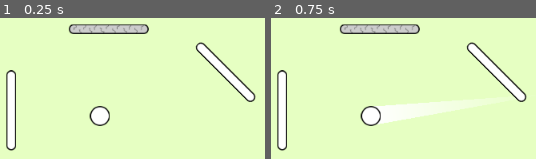
Above: before the commit, frames 1-2 (left to right).
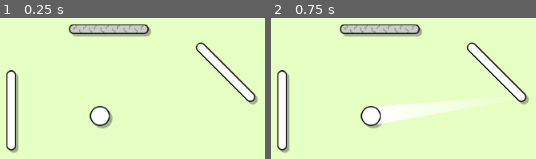
Above: after the commit, the same moments.

Repository: WirelessNine/Re-Cochet
Game: Godot game, scene res://scenes/main/main.tscn
Same seed, same stepped clock (60 frames per second), same inputs: the game is played once before the commit and once after it.
Inputs (mouse positions are in pixels of both pictures, inside the frame that each line leads up to):
- Up to frame 1 (0.25 s): no input
- Up to frame 2 (0.75 s): tap Enter (ui_accept) at 0.5 s; move the mouse to (outside the picture) at 0.52 s; tap I at 0.6 s; click (outside the picture) at 0.67 s

The runs differ from the first frame. In frame 1, 1.7% of the frame differs, in the area x 3-98%, y 6-96%; in frame 2, 1.6%.

Commit message:
Add drop shadows

Diff:
--- /dev/null
+++ b/resources/materials/drop_shadow.gdshader
@@ -0,0 +1,48 @@
+/**
+Simple Shadow Shader for 2D Sprites
+
+This shader adds a simple shadow effect to 2D sprites, making use of a duplicated `TextureRect` node with an assigned shadow shader.
+Usage: Duplicate a `TextureRect` node, assign this shader to the new one, and then adjust the `shadow_offset` to position the shadow.
+
+- Godot Engine Version: 4.4.1
+- Shader Version: 1.0
+- Repository: https://github.com/joanroig/godot-shaders
+- License: MIT
+**/
+
+shader_type canvas_item;
+
+// Offset for the shadow (in pixels).
+uniform vec2 shadow_offset = vec2(10.0, 10.0);
+
+// Color of the shadow (RGBA format, default: semi-transparent black).
+uniform vec4 shadow_color : source_color = vec4(0.0, 0.0, 0.0, 0.3);
+
+// A varying to store the sprite's rotation angle computed in the vertex shader.
+varying float sprite_rotation;
+
+// Function to rotate a 2D point by a given angle (in radians).
+vec2 rotate_point(vec2 point, float angle) {
+    float s = sin(angle);
+    float c = cos(angle);
+    return vec2(
+        point.x * c - point.y * s,
+        point.x * s + point.y * c
+    );
+}
+
+void vertex() {
+    // Calculate the sprite's rotation angle from the MODEL_MATRIX (rotation matrix).
+    sprite_rotation = atan(MODEL_MATRIX[0][1], MODEL_MATRIX[0][0]);
+
+    // Adjust the shadow's offset by rotating it in the opposite direction of the sprite's rotation.
+    VERTEX.xy += rotate_point(shadow_offset, -sprite_rotation);
+}
+
+void fragment() {
+    // Sample the original texture to obtain the sprite's color.
+    vec4 tex_color = texture(TEXTURE, UV);
+
+    // Apply the shadow color by multiplying the sprite's texture color with the shadow color.
+    COLOR = tex_color * shadow_color;
+}
--- /dev/null
+++ b/resources/materials/drop_shadow_material.tres
@@ -0,0 +1,8 @@
+[gd_resource type="ShaderMaterial" format=3 uid="uid://bipoqgphw5eb0"]
+
+[ext_resource type="Shader" uid="uid://du03fms4yabch" path="res://resources/materials/drop_shadow.gdshader" id="1_jbytj"]
+
+[resource]
+shader = ExtResource("1_jbytj")
+shader_parameter/shadow_offset = Vector2(4, 4)
+shader_parameter/shadow_color = Color(0, 0, 0, 0.3)
--- /dev/null
+++ b/resources/textures/player/player.tres
@@ -0,0 +1,7 @@
+[gd_resource type="AtlasTexture" format=3 uid="uid://ex4hwa0lil6h"]
+
+[ext_resource type="Texture2D" uid="uid://d2cblomikvyg0" path="res://assets/spritesheets/main_spritesheet.svg" id="1_u1ox6"]
+
+[resource]
+atlas = ExtResource("1_u1ox6")
+region = Rect2(0, 0, 32, 32)
--- a/scenes/obstacles/wall.tscn
+++ b/scenes/obstacles/wall.tscn
@@ -1,5 +1,6 @@
 [gd_scene format=3 uid="uid://ipnpybmkm30b"]
 
+[ext_resource type="Material" uid="uid://bipoqgphw5eb0" path="res://resources/materials/drop_shadow_material.tres" id="1_amwi0"]
 [ext_resource type="Texture2D" uid="uid://baamtv6ta751g" path="res://resources/textures/obstacles/wall.tres" id="1_fdlmw"]
 
 [sub_resource type="RectangleShape2D" id="RectangleShape2D_as85p"]
@@ -7,8 +8,14 @@
 
 [node name="Wall" type="AnimatableBody2D" unique_id=251030527]
 
-[node name="Sprite2D" type="Sprite2D" parent="." unique_id=1646869088]
+[node name="Sprite" type="Sprite2D" parent="." unique_id=1646869088]
+texture = ExtResource("1_fdlmw")
+
+[node name="Shadow" type="Sprite2D" parent="Sprite" unique_id=286633606]
+show_behind_parent = true
+material = ExtResource("1_amwi0")
 texture = ExtResource("1_fdlmw")
 
 [node name="CollisionShape2D" type="CollisionShape2D" parent="." unique_id=2086472865]
 shape = SubResource("RectangleShape2D_as85p")
+debug_color = Color(0, 0.5950001, 0.7, 0)
--- a/scenes/obstacles/weak_wall.tscn
+++ b/scenes/obstacles/weak_wall.tscn
@@ -2,7 +2,9 @@
 
 [ext_resource type="Script" uid="uid://ddvoj300out2l" path="res://scenes/obstacles/weak_wall.gd" id="1_uhc7g"]
 [ext_resource type="Texture2D" uid="uid://cu4xrjq1ty7qh" path="res://resources/textures/obstacles/weak_wall.tres" id="2_uhc7g"]
+[ext_resource type="Material" uid="uid://bipoqgphw5eb0" path="res://resources/materials/drop_shadow_material.tres" id="3_0tjvu"]
 [ext_resource type="Texture2D" uid="uid://cyujrjm2clq8x" path="res://assets/particles/dust.png" id="3_hwrpx"]
+[ext_resource type="Texture2D" uid="uid://baamtv6ta751g" path="res://resources/textures/obstacles/wall.tres" id="4_ta044"]
 
 [sub_resource type="RectangleShape2D" id="RectangleShape2D_as85p"]
 size = Vector2(16, 128)
@@ -37,9 +39,15 @@
 unique_name_in_owner = true
 texture = ExtResource("2_uhc7g")
 
+[node name="Shadow" type="Sprite2D" parent="Sprite" unique_id=1510349402]
+show_behind_parent = true
+material = ExtResource("3_0tjvu")
+texture = ExtResource("4_ta044")
+
 [node name="CollisionShape" type="CollisionShape2D" parent="." unique_id=1577938892]
 unique_name_in_owner = true
 shape = SubResource("RectangleShape2D_as85p")
+debug_color = Color(0, 0.5950001, 0.7, 0)
 
 [node name="Particles" type="GPUParticles2D" parent="." unique_id=1884336918]
 unique_name_in_owner = true
--- a/scenes/player/ball.tscn
+++ b/scenes/player/ball.tscn
@@ -1,11 +1,8 @@
 [gd_scene format=3 uid="uid://dhu4mu7mc1ft2"]
 
 [ext_resource type="Script" uid="uid://c4q0qrn1pxl6w" path="res://scenes/player/ball.gd" id="1_jxcsf"]
-[ext_resource type="Texture2D" uid="uid://d2cblomikvyg0" path="res://assets/spritesheets/main_spritesheet.svg" id="1_jxf6l"]
-
-[sub_resource type="AtlasTexture" id="AtlasTexture_as85p"]
-atlas = ExtResource("1_jxf6l")
-region = Rect2(0, 0, 32, 32)
+[ext_resource type="Material" uid="uid://bipoqgphw5eb0" path="res://resources/materials/drop_shadow_material.tres" id="2_8x03u"]
+[ext_resource type="Texture2D" uid="uid://ex4hwa0lil6h" path="res://resources/textures/player/player.tres" id="2_cladr"]
 
 [sub_resource type="CircleShape2D" id="CircleShape2D_as85p"]
 radius = 14.0
@@ -22,10 +19,17 @@
 script = ExtResource("1_jxcsf")
 
 [node name="Sprite" type="Sprite2D" parent="." unique_id=1977855075]
-texture = SubResource("AtlasTexture_as85p")
+texture = ExtResource("2_cladr")
+
+[node name="Shadow" type="Sprite2D" parent="Sprite" unique_id=1835853963]
+show_behind_parent = true
+z_index = -1
+material = ExtResource("2_8x03u")
+texture = ExtResource("2_cladr")
 
 [node name="CollisionShape2D" type="CollisionShape2D" parent="." unique_id=270836035]
 shape = SubResource("CircleShape2D_as85p")
+debug_color = Color(0, 0.5950001, 0.7, 0)
 
 [node name="DragPreview" type="Line2D" parent="." unique_id=2098833734]
 unique_name_in_owner = true
Not shown, added: resources/materials/drop_shadow.gdshader.uid
Not shown, changed: kanban_tasks_data.kanban
